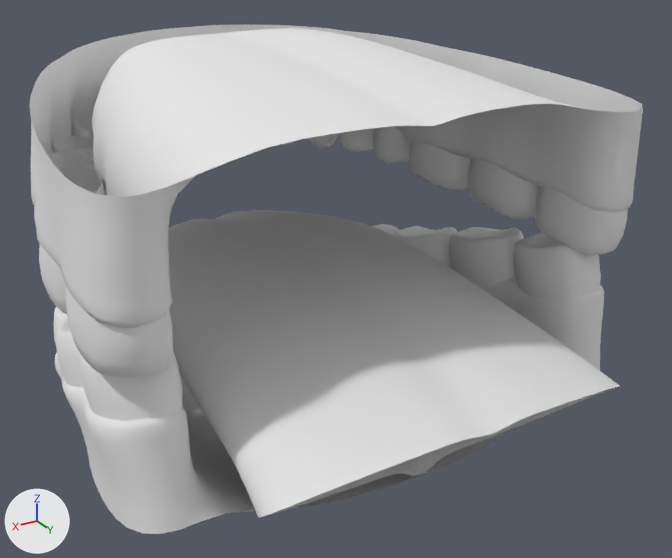
A saved change to the OBJ model public/models/Teeth.obj.
Camera for both pictures: a camera (50 mm lens) standing at (0.409, 0.705, 5.227) and looking at (-0.022, -0.013, 4.868). The axes (+X, +Y, +Z) are drawn at lower left. The lights are the same throughout. The older version comes first. Where no turn or scale is listed for an object, it has been applied to the vertices.

The older version as bpy lines, for what is in view:
```python
me_figure_5_node_002_figure_5_geometry_003 = bpy.data.meshes.new('Figure_5_node.002_Figure_5_geometry.003')
me_figure_5_node_002_figure_5_geometry_003.from_pydata(...)  # 1351 vertices, 1320 faces; spans x -0.174..0.173, y -0.275..0.252, z 4.754..4.888
# faces by material slot: [16, 1304]
me_figure_5_node_002_figure_5_geometry_003.materials.append(mat_gums)  # white #e7e7e7
me_figure_5_node_002_figure_5_geometry_003.materials.append(mat_tongue)  # white #e7e7e7
me_tooth37 = bpy.data.meshes.new('tooth37')
me_tooth37.from_pydata(...)  # 225 vertices, 216 faces; spans x 0.1808..0.2489, y -0.0652..0.0398, z 4.7976..4.887
me_tooth37.materials.append(mat_teeth)  # white #e7e7e7
me_tooth46 = bpy.data.meshes.new('tooth46')
me_tooth46.from_pydata(...)  # 225 vertices, 216 faces; spans x -0.2314..-0.166, y -0.1501..-0.0538, z 4.7819..4.864
me_tooth46.materials.append(mat_teeth)  # white #e7e7e7
ob_figure_5_node_002_figure_5_geometry_003 = bpy.data.objects.new('Figure_5_node.002_Figure_5_geometry.003', me_figure_5_node_002_figure_5_geometry_003)
ob_figure_5_node_002_figure_5_geometry_003.location = (0.0, 0.0, 0.0)
ob_tooth37 = bpy.data.objects.new('tooth37', me_tooth37)
ob_tooth37.location = (0.0, 0.0, 0.0)
ob_tooth46 = bpy.data.objects.new('tooth46', me_tooth46)
ob_tooth46.location = (0.0, 0.0, 0.0)
# also in view: 'tooth15' at (-0.187, -0.156, 4.957); 'tooth38' at (0.22, 0.084, 4.864); 'tooth27' at (0.223, 0.002, 4.948); 'tooth28' at (0.229, 0.1, 4.942); 'tooth16' at (-0.205, -0.086, 4.953)
```
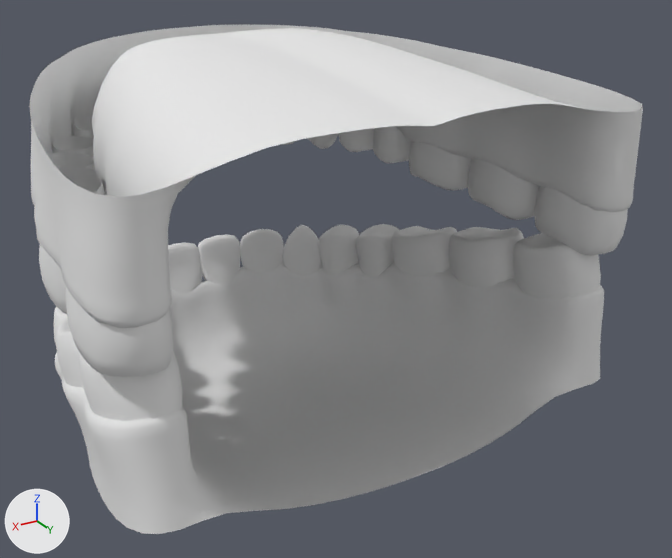
Diff of the bpy script that builds the scene:
```diff
--- a/public/models/Teeth.obj.py
+++ b/public/models/Teeth.obj.py
@@ ob_figure_5_node_002_figure_5_geometry_003 @@
-ob_figure_5_node_002_figure_5_geometry_003 = bpy.data.objects.new('Figure_5_node.002_Figure_5_geometry.003', me_figure_5_node_002_figure_5_geometry_003)
-ob_figure_5_node_002_figure_5_geometry_003.location = (0.0, 0.0, 0.0)
```

Boxes [x1, y1, x2, y2] around the edits, measured in the pictures (672 x 558 px):
'Figure_5_node.002_Figure_5_geometry.003', deleted
    before: [168, 210, 620, 518]
    faces in mat_tongue (white #e7e7e7): [168, 210, 620, 518]
    faces in mat_gums (white #e7e7e7): [431, 346, 620, 461]
'Figure_5_node.000_Figure_5_geometry.002', unchanged, uncovered by the edit
    before: [55, 277, 604, 534]
    after: [55, 262, 604, 534]
'tooth41', unchanged, uncovered by the edit
    after: [198, 234, 240, 284]
'tooth45', unchanged, uncovered by the edit
    before: [372, 224, 399, 235]
    after: [356, 224, 399, 277]
'tooth42', unchanged, uncovered by the edit
    after: [240, 229, 284, 273]
